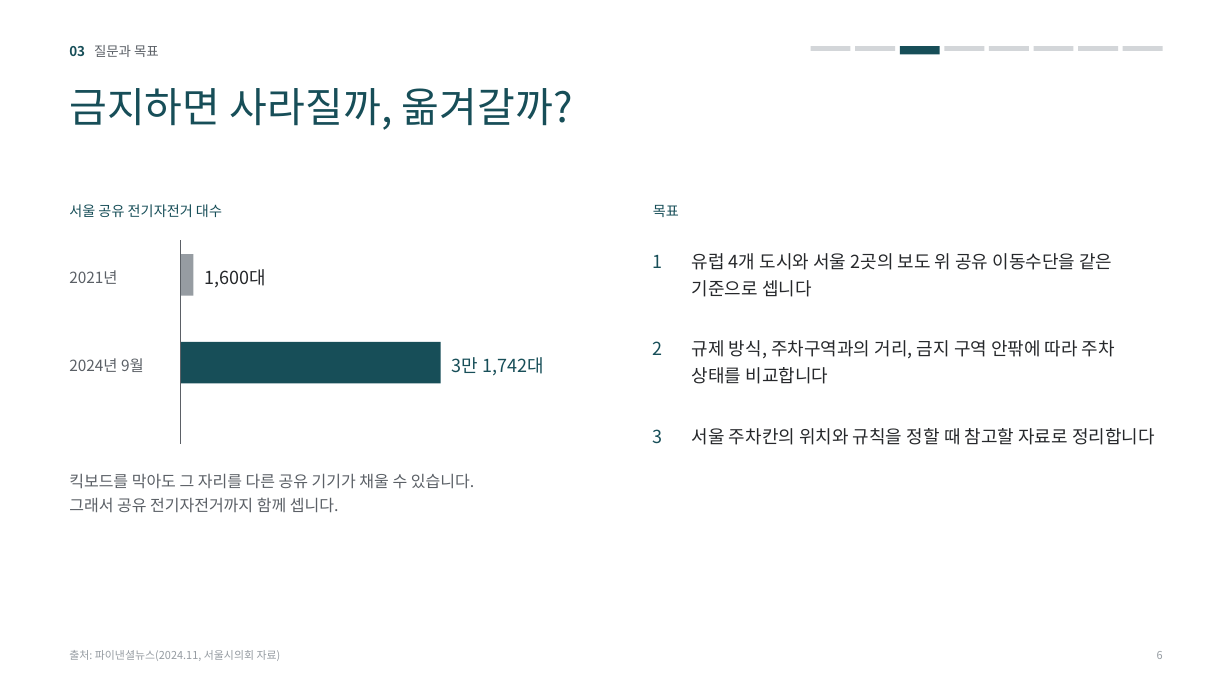
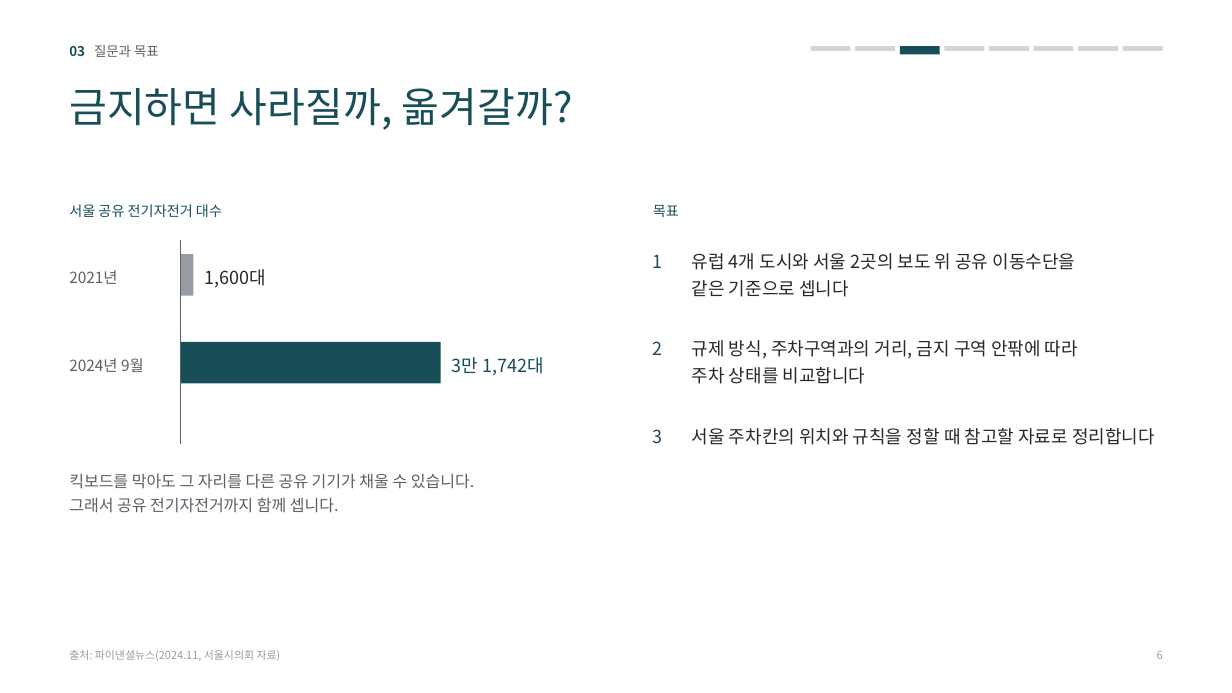
Before and after one commit to hyojoon62/Claude, a slide deck: slide 6 of 프로젝트계획서_별지_사실확인반영.pptx. Drawn at 1232x693 pixels with LibreOffice and Linux fonts; fonts in the diff are those of the drawing. Boxes give left, top, right and bottom in pixels: in the first picture for what was removed or moved away, otherwise in the second. Text is boxed around its words. In the diff, an @@ line names an element or a change of style, - is before the commit and + after.

```diff
--- a/프로젝트계획서_별지_사실확인반영.pptx
+++ b/프로젝트계획서_별지_사실확인반영.pptx
@@ text at [692, 253, 1076, 297]: text changed @@
-유럽 4개 도시와 서울 2곳의 보도 위 공유 이동수단을 같은 기준으로 셉니다
+유럽 4개 도시와 서울 2곳의 보도 위 공유 이동수단을
+같은 기준으로 셉니다
@@ text at [692, 340, 1078, 384]: text changed @@
-규제 방식, 주차구역과의 거리, 금지 구역 안팎에 따라 주차 상태를 비교합니다
+규제 방식, 주차구역과의 거리, 금지 구역 안팎에 따라
+주차 상태를 비교합니다
```
Also in this commit, not shown: 7 other slides changed, 3 other files.
